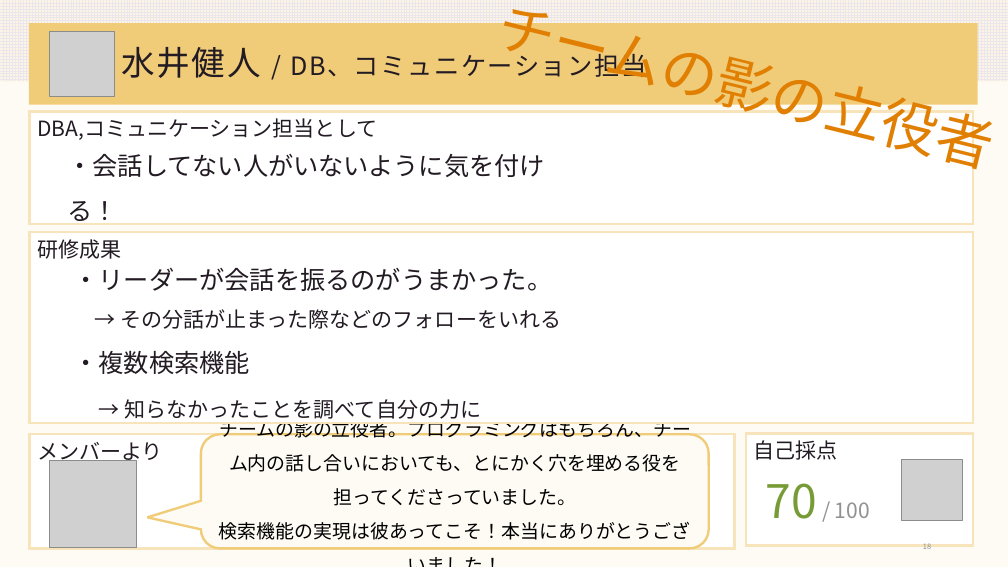
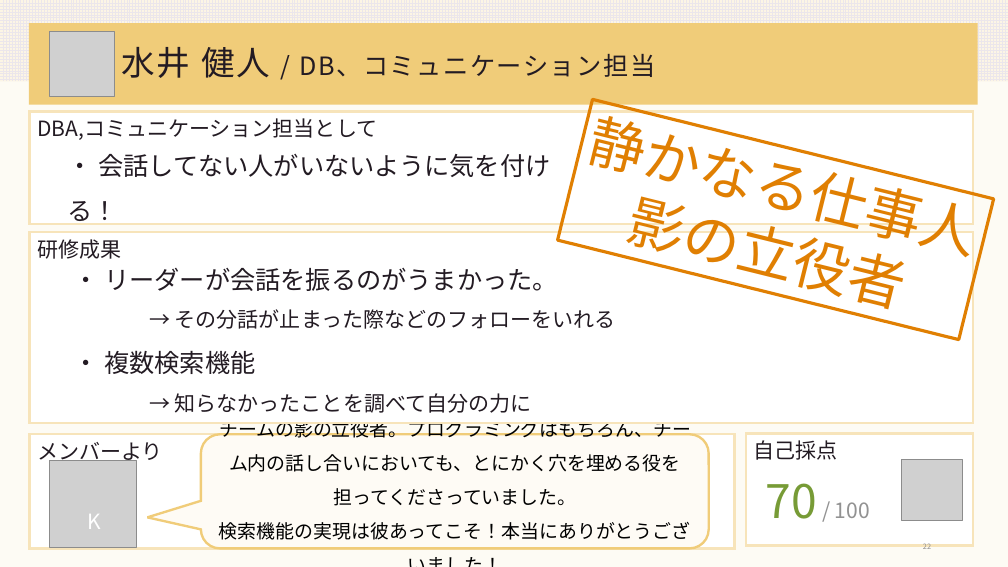
Before and after one commit to DOJO-2021/A-4, a slide deck: slide 22 of documents/A4_worldMap_発表会資料_0630.pptx (slide 18 before the commit). Drawn at 1008x567 pixels with LibreOffice and Linux fonts; fonts in the diff are those of the drawing; grey boxes stand for pictures. Boxes give left, top, right and bottom in pixels: in the first picture for what was removed or moved away, otherwise in the second. Text is boxed around its words. In the diff, an @@ line names an element or a change of style, - is before the commit and + after.

```diff
--- a/documents/A4_worldMap_発表会資料_0630.pptx
+++ b/documents/A4_worldMap_発表会資料_0630.pptx
@@ title at (122, 47, 655, 78): spaces changed @@
-水井健人 / DB、コミュニケーション担当
+水井 健人 / DB、コミュニケーション担当
@@ rectangle "静かなる仕事人": place and size @@
-rectangle "静かなる仕事人" at (494, 0, 988, 168)
+rectangle "静かなる仕事人" at (558, 99, 994, 339)
@@ rectangle "静かなる仕事人" at (558, 99, 994, 339): outline none to #E07F02 3 pt @@
@@ text in rectangle at (586, 102, 971, 308): text changed @@
-チームの影の立役者
+静かなる仕事人
+影の立役者
@@ text at (67, 154, 691, 438): spaces changed @@
-・会話してない人がいないように気を付ける！
-・DBAのもっている知識を最大限引き出す。
+・ 会話してない人がいないように気を付ける！
+・ DBAのもっている知識を最大限引き出す。
@@ text at (73, 268, 558, 291): spaces changed @@
-・リーダーが会話を振るのがうまかった。
+・ リーダーが会話を振るのがうまかった。
@@ text at (104, 350, 255, 374): spaces changed @@
-・複数検索機能
+・ 複数検索機能
@@ text added at (87, 514, 101, 529), 20 pt, text #FFFFFF @@
+K
```
Also in this commit, not shown: 7 other slides changed, 12 slides added, 2 other files.
